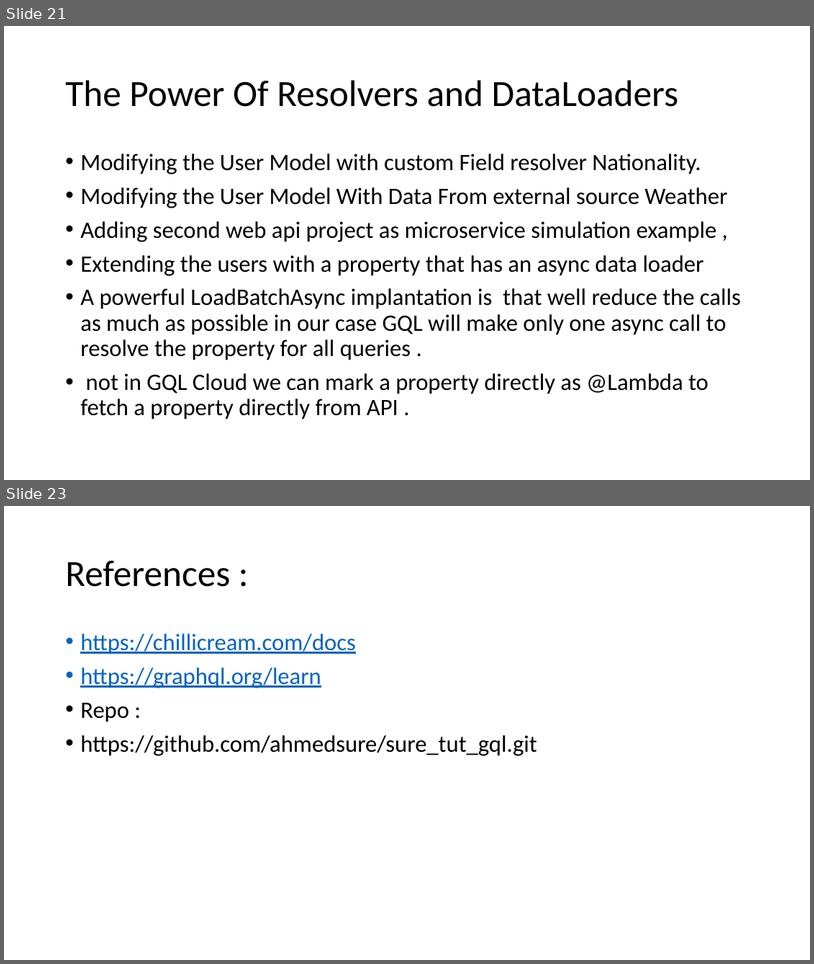
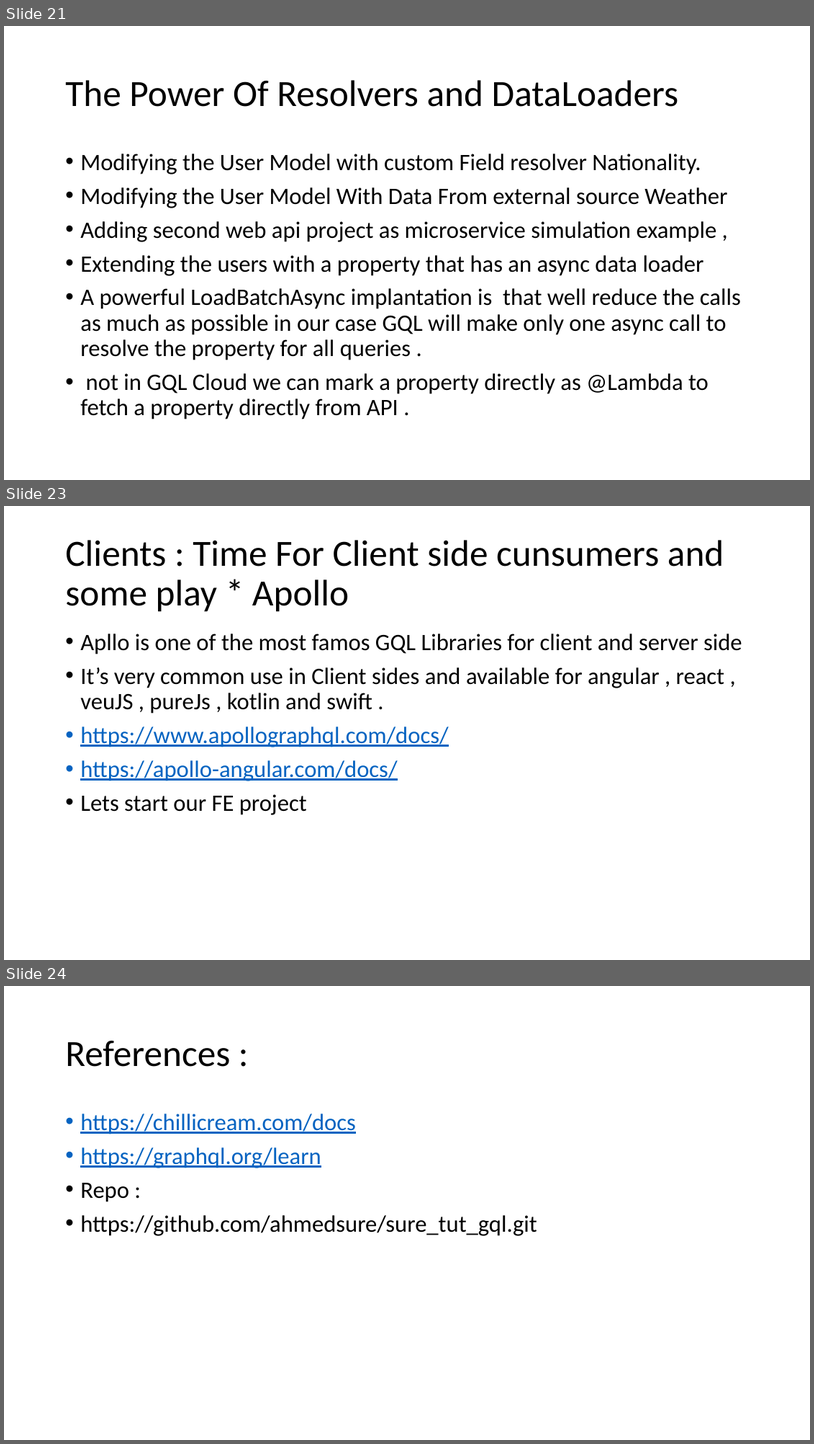
Before and after one commit to ahmedsure/sure_tut_gql, a slide deck: Sure_Ahmed_Samir_GQL_Tut.pptx. Shown one above the other, each under a label of ours: slides 21 and 23 before the commit, slides 21, 23 and 24 after it; the slides between them are not shown. The pictures are 814x964 and 814x1444 pixels, drawn with LibreOffice and Linux fonts; fonts in the diff are those of the drawing. Boxes give left, top, right and bottom in pixels: in the first picture for what was removed or moved away, otherwise in the second. Text is boxed around its words. In the diff, an @@ line names an element or a change of style, - is before the commit and + after.

Commit message:
init FE Project with Query For User Posts

```diff
--- a/Sure_Ahmed_Samir_GQL_Tut.pptx
+++ b/Sure_Ahmed_Samir_GQL_Tut.pptx
@@ slide 23 added at bbox=[4, 506, 810, 960], background #FFFFFF @@
@@ title added at bbox=[65, 540, 724, 612], 44 pt, text #000000 @@
+Clients : Time For Client side cunsumers and some play * Apollo
@@ text added at bbox=[80, 633, 743, 815], 28 pt, text #000000 @@
+• Apllo is one of the most famos GQL Libraries for client and server side
+• It’s very common use in Client sides and available for angular , react , veuJS , pureJs , kotlin and swift .
+• https://www.apollographql.com/docs/
+• https://apollo-angular.com/docs/
+• Lets start our FE project
@@ what was slide 23 is now slide 24 @@
```
Also in this commit, not shown: 1 slide changed, 54 other files.
